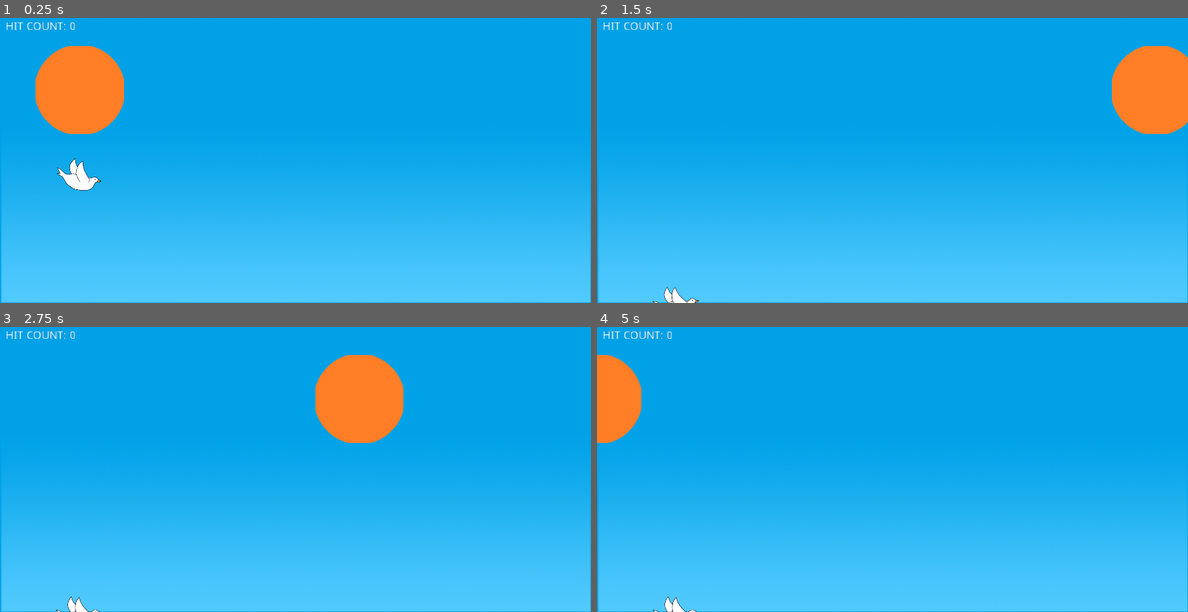
Above: before the commit, frames 1-4 (two rows, left to right).
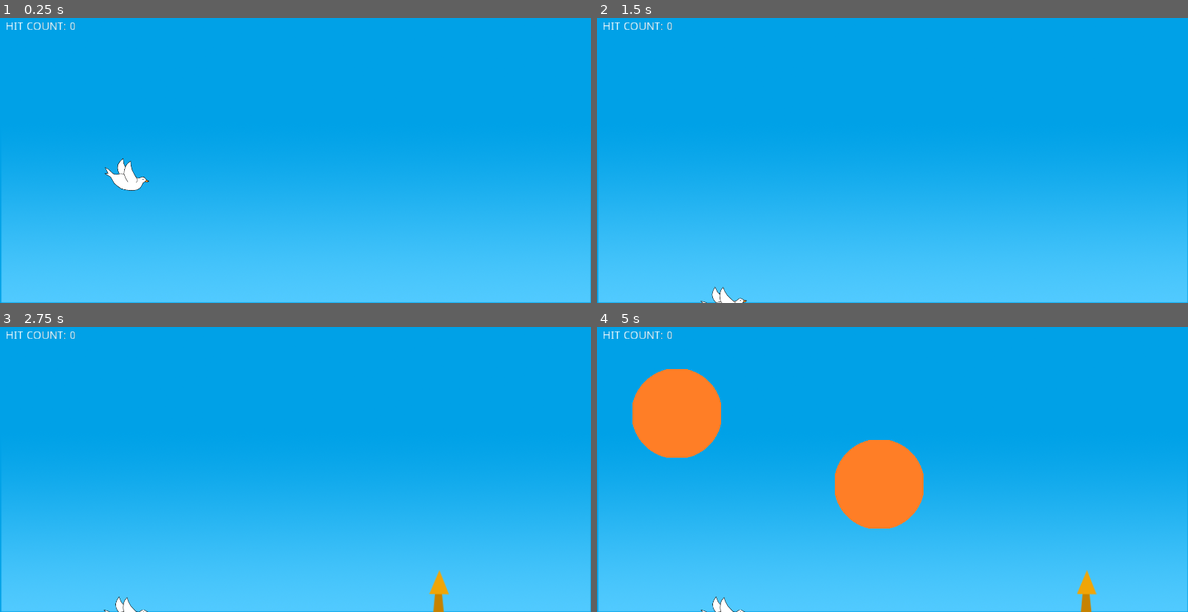
Above: after the commit, the same moments.

Repository: cuadrakev/Mint-Griffon-Game
Game: Godot game, scene res://Game.tscn
Two runs of this game, one before a commit and one after it. Both use one fixed random seed, a clock stepped at 60 frames per second and the inputs below.
Inputs (mouse positions are in pixels of both pictures, inside the frame that each line leads up to):
- Up to frame 1 (0.25 s): no input
- Up to frame 2 (1.5 s): move the mouse to (1022, 146) at 0.52 s; click (1022, 146) at 0.67 s; move the mouse to (774, 174) at 1.27 s; click (774, 174) at 1.42 s
- Up to frame 3 (2.75 s): move the mouse to (354, 403) at 2.02 s; click (354, 403) at 2.17 s
- Up to frame 4 (5 s): move the mouse to (862, 526) at 2.77 s; click (862, 526) at 2.92 s; move the mouse to (1069, 512) at 3.52 s; click (1069, 512) at 3.67 s; move the mouse to (715, 423) at 4.27 s; click (715, 423) at 4.42 s

The runs differ from the first frame. In frame 1, 4.6% of the frame differs, in the area x 6-26%, y 9-61%; in frame 2, 3.8%; in frame 3, 4.4%; in frame 4, 9.8%, in the area x 0-85%, y 9-100%.

Commit message:
Added random spawn fireworks

Diff:
--- /dev/null
+++ b/FireworksNode.gd
@@ -0,0 +1,30 @@
+extends Node2D
+
+var rng = RandomNumberGenerator.new()
+
+const SPEED = 200
+const GRAVITY = 600
+
+const baseVel = 400
+var variance = 120
+var initVel
+
+func _ready():
+	rng.randomize()
+	initVel = rng.randf_range(baseVel - variance, baseVel + variance)
+
+func _process(delta):
+	position.x -= SPEED * delta
+	if position.x < -50 :
+		queue_free()
+	if position.x < 500 and get_node("Explosion").visible == false:
+		position.y -= initVel * delta
+		initVel -= GRAVITY * delta
+		if initVel <= 0:
+			get_node("Explosion").visible = true
+			get_node("Sprite").visible = false
+
+
+func _on_Area2D_body_entered(_body):
+	get_node("/root/Scene").hits += 1
+	get_node("/root/Scene/CanvasLayer/HitCount").updateText()
--- /dev/null
+++ b/FireworksNode.tscn
@@ -0,0 +1,33 @@
+[gd_scene load_steps=6 format=2]
+
+[ext_resource path="res://sprites/fireworks/orange_fw.png" type="Texture" id=1]
+[ext_resource path="res://sprites/fireworks/circle.png" type="Texture" id=2]
+[ext_resource path="res://moving_expl.gd" type="Script" id=3]
+[ext_resource path="res://FireworksNode.gd" type="Script" id=4]
+
+[sub_resource type="CircleShape2D" id=1]
+radius = 7.85989
+
+[node name="FireworksNode" type="Node2D"]
+script = ExtResource( 4 )
+
+[node name="Sprite" type="Sprite" parent="."]
+position = Vector2( 0, 16 )
+texture = ExtResource( 1 )
+
+[node name="Explosion" type="Node2D" parent="."]
+visible = false
+script = ExtResource( 3 )
+
+[node name="Area2D" type="Area2D" parent="Explosion"]
+scale = Vector2( 0.738315, 0.738315 )
+collision_layer = 2
+
+[node name="Sprite" type="Sprite" parent="Explosion/Area2D"]
+texture = ExtResource( 2 )
+
+[node name="CollisionShape2D" type="CollisionShape2D" parent="Explosion/Area2D"]
+scale = Vector2( 9.79892, 9.79892 )
+shape = SubResource( 1 )
+
+[connection signal="body_entered" from="Explosion/Area2D" to="." method="_on_Area2D_body_entered"]
--- a/Game.tscn
+++ b/Game.tscn
@@ -1,17 +1,12 @@
-[gd_scene load_steps=10 format=2]
+[gd_scene load_steps=7 format=2]
 
 [ext_resource path="res://sprites/background/sky.png" type="Texture" id=1]
 [ext_resource path="res://scripts/Player.gd" type="Script" id=2]
 [ext_resource path="res://sprites/birds/bird.png" type="Texture" id=3]
 [ext_resource path="res://SceneScript.gd" type="Script" id=4]
 [ext_resource path="res://hitCount.gd" type="Script" id=5]
-[ext_resource path="res://sprites/fireworks/circle.png" type="Texture" id=6]
-[ext_resource path="res://moving_expl.gd" type="Script" id=7]
 
 [sub_resource type="CircleShape2D" id=1]
-
-[sub_resource type="CircleShape2D" id=2]
-radius = 7.85989
 
 [node name="Scene" type="Node2D"]
 script = ExtResource( 4 )
@@ -39,7 +34,7 @@
 [node name="Sprite" type="Sprite" parent="ParallaxBackground/ParallaxLayer2"]
 
 [node name="Bird" type="KinematicBody2D" parent="."]
-position = Vector2( 100, 180 )
+position = Vector2( 160, 180 )
 script = ExtResource( 2 )
 
 [node name="Sprite" type="Sprite" parent="Bird"]
@@ -48,20 +43,3 @@
 
 [node name="CollisionShape2D" type="CollisionShape2D" parent="Bird"]
 shape = SubResource( 1 )
-
-[node name="Node2D" type="Node2D" parent="."]
-position = Vector2( 150, 93 )
-script = ExtResource( 7 )
-
-[node name="Area2D" type="Area2D" parent="Node2D"]
-scale = Vector2( 0.738315, 0.738315 )
-collision_layer = 2
-
-[node name="Sprite" type="Sprite" parent="Node2D/Area2D"]
-texture = ExtResource( 6 )
-
-[node name="CollisionShape2D" type="CollisionShape2D" parent="Node2D/Area2D"]
-scale = Vector2( 9.79892, 9.79892 )
-shape = SubResource( 2 )
-
-[connection signal="body_entered" from="Node2D/Area2D" to="Bird" method="_on_Area2D_body_entered"]
--- a/SceneScript.gd
+++ b/SceneScript.gd
@@ -2,5 +2,31 @@
 
 var hits: int
 
+var timer = 0
+
+var fwNode = load("res://FireworksNode.tscn")
+
+var fwInst
+
+var time_out = 1
+
+var rng = RandomNumberGenerator.new()
+
 func _ready():
 	hits = 0
+
+func _process(delta):
+	timer += delta
+	if timer >= time_out:
+		spawn_next()
+		rng.randomize()
+		var rand = rng.randf_range(-0.3, 0.3)
+		time_out = 1 + rand
+		timer = 0
+
+
+func spawn_next():
+	fwInst = fwNode.instance()
+	add_child(fwInst)
+	fwInst.position.x = 900
+	fwInst.position.y = 320
--- a/moving_expl.gd
+++ b/moving_expl.gd
@@ -1,8 +1 @@
 extends Node2D
-
-const SPEED = 200
-
-func _process(delta):
-	position.x -= SPEED * delta
-	if position.x < -50 :
-		position.x = 800
--- a/scripts/Player.gd
+++ b/scripts/Player.gd
@@ -34,6 +34,6 @@
 	rotation = velocity.y/600
 
 
-func _on_Area2D_body_entered(_body):
-	get_node("/root/Scene").hits += 1
-	get_node("/root/Scene/CanvasLayer/HitCount").updateText()
+#func _on_Area2D_body_entered(_body):
+#	get_node("/root/Scene").hits += 1
+#	get_node("/root/Scene/CanvasLayer/HitCount").updateText()
Binary file added: sprites/fireworks/orange_fw.png
Not shown, added: sprites/fireworks/orange_fw.png.import
